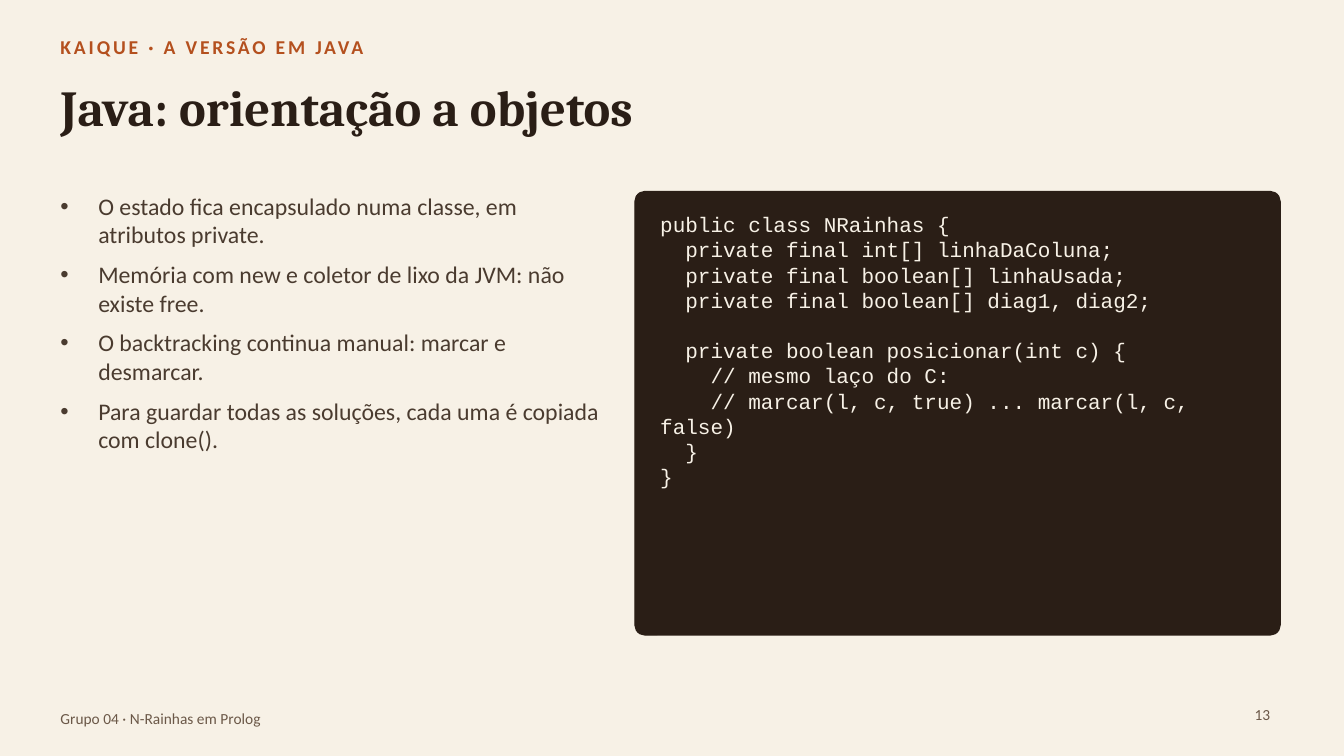
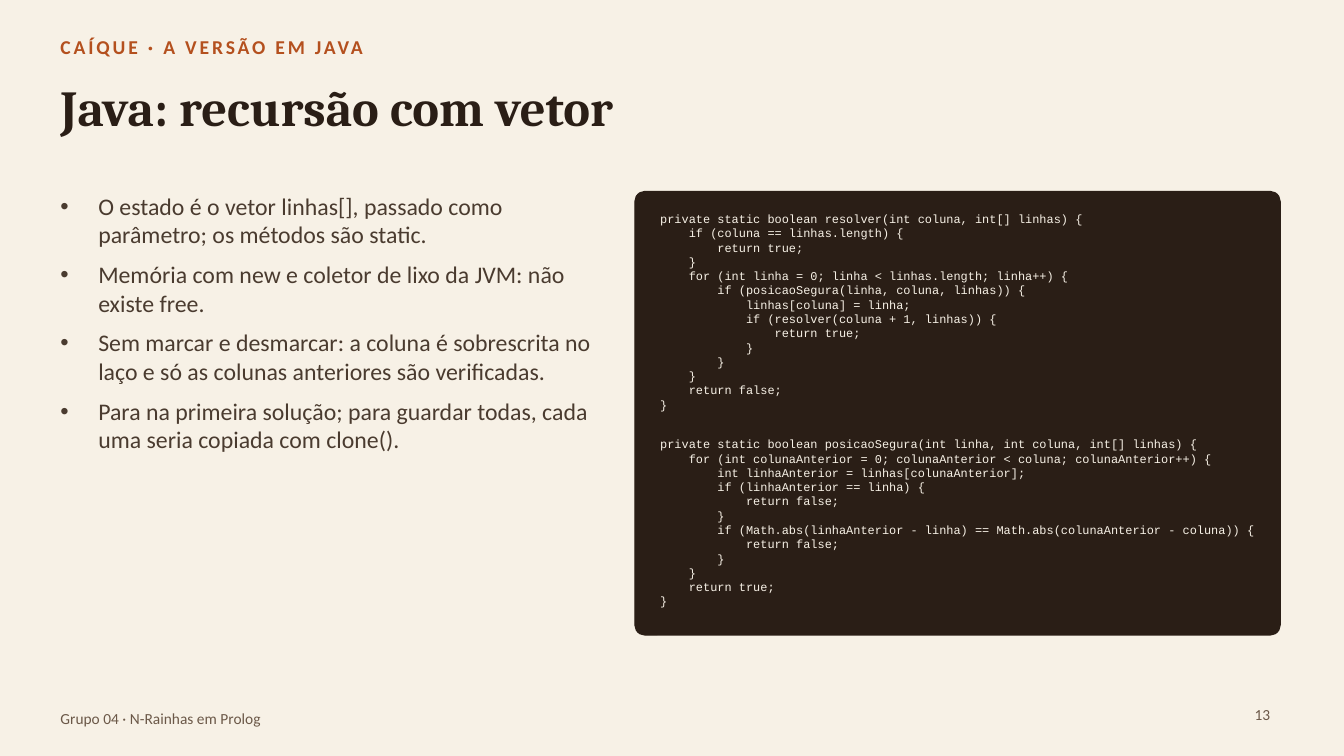
Before and after one commit to Alexandro-Junior/N-rainhas-com-backtracking, a slide deck: slide 13 of slides/Seminario-NRainhas-Grupo04.pptx. Drawn at 1344x756 pixels with LibreOffice and Linux fonts; fonts in the diff are those of the drawing. Boxes give left, top, right and bottom in pixels: in the first picture for what was removed or moved away, otherwise in the second. Text is boxed around its words. In the diff, an @@ line names an element or a change of style, - is before the commit and + after.

```diff
--- a/slides/Seminario-NRainhas-Grupo04.pptx
+++ b/slides/Seminario-NRainhas-Grupo04.pptx
@@ title at bbox=[60, 92, 613, 137]: text changed @@
-Java: orientação a objetos
+Java: recursão com vetor
@@ text at bbox=[98, 198, 502, 247]: text changed @@
-• O estado fica encapsulado numa classe, em atributos private.
+• O estado é o vetor linhas[], passado como parâmetro; os métodos são static.
@@ text at bbox=[660, 215, 1068, 339]: text changed; size 15 to 8.5 pt @@
-public class NRainhas {
-private final int[] linhaDaColuna;
-private final boolean[] linhaUsada;
-private final boolean[] diag1, diag2;
-private boolean posicionar(int c) {
-// mesmo laço do C:
-// marcar(l, c, true) ... marcar(l, c, false)
+private static boolean resolver(int coluna, int[] linhas) {
+if (coluna == linhas.length) {
+return true;
+}
+for (int linha = 0; linha < linhas.length; linha++) {
+if (posicaoSegura(linha, coluna, linhas)) {
+linhas[coluna] = linha;
+if (resolver(coluna + 1, linhas)) {
+return true;
@@ text "private static boolean resolver(int coluna, ..." at bbox=[660, 215, 1240, 593]: size 15 to 8.5 pt in "}", "}" @@
@@ text at bbox=[98, 334, 590, 452]: text changed @@
-• O backtracking continua manual: marcar e desmarcar.
-• Para guardar todas as soluções, cada uma é copiada com clone().
+• Sem marcar e desmarcar: a coluna é sobrescrita no laço e só as colunas anteriores são verificadas.
+• Para na primeira solução; para guardar todas, cada uma seria copiada com clone().
@@ text at bbox=[660, 386, 1240, 593]: paragraphs added @@
+}
+return false;
+}
+private static boolean posicaoSegura(int linha, int coluna, int[] linhas) {
+for (int colunaAnterior = 0; colunaAnterior < coluna; colunaAnterior++) {
+int linhaAnterior = linhas[colunaAnterior];
+if (linhaAnterior == linha) {
+return false;
+}
+if (Math.abs(linhaAnterior - linha) == Math.abs(colunaAnterior - coluna)) {
+return false;
+}
+}
+return true;
+}
```
Also in this commit, not shown: 6 other slides changed.
